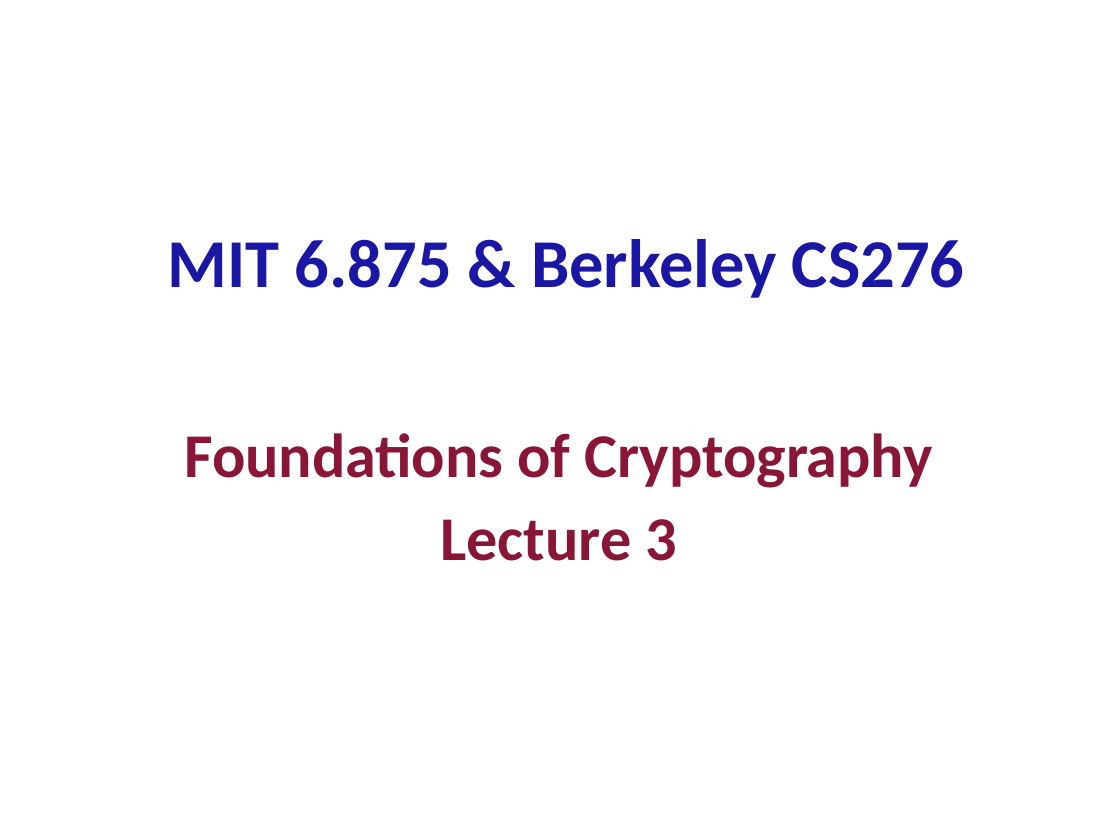
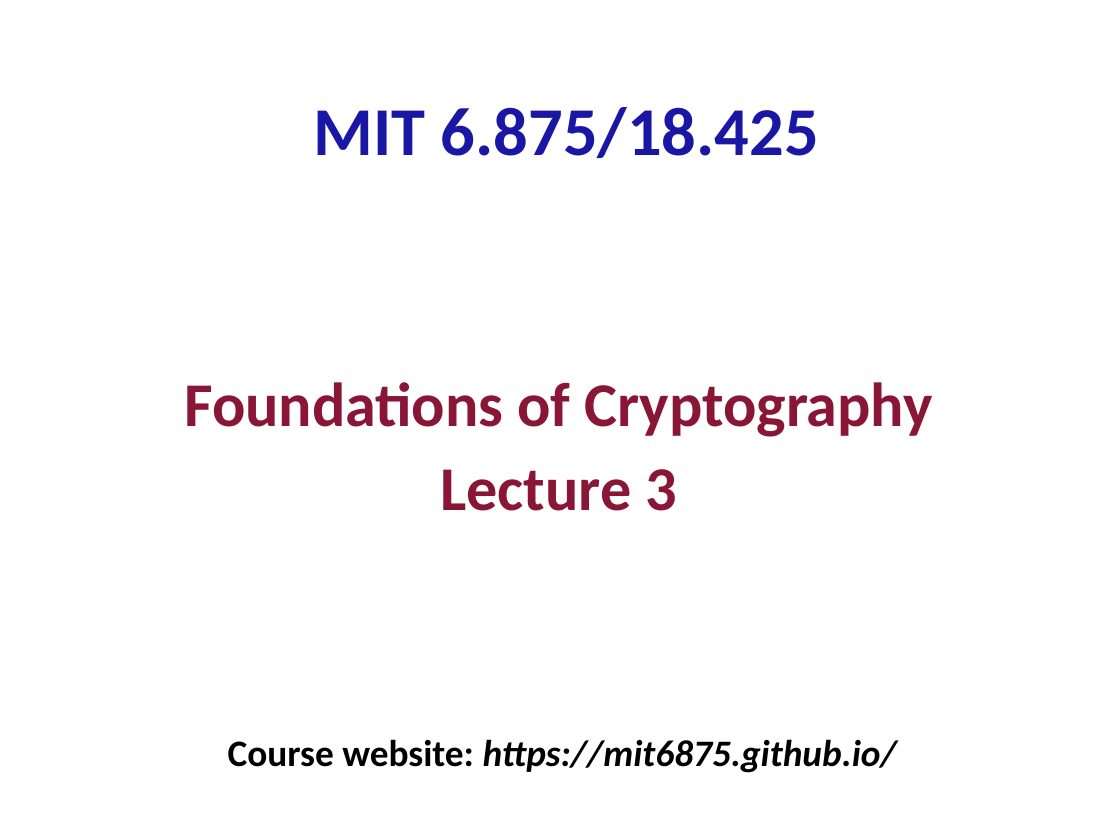
Before and after one commit to mit6875/mit6875.github.io, a slide deck: slide 1 of SLIDES/lec3.pptx. Drawn at 1120x840 pixels with LibreOffice and Linux fonts; fonts in the diff are those of the drawing. Boxes give left, top, right and bottom in pixels: in the first picture for what was removed or moved away, otherwise in the second. Text is boxed around its words. In the diff, an @@ line names an element or a change of style, - is before the commit and + after.

```diff
--- a/SLIDES/lec3.pptx
+++ b/SLIDES/lec3.pptx
@@ text at [314,107,819,158]: text changed @@
-MIT 6.875 & Berkeley CS276
+MIT 6.875/18.425
@@ text "Foundations of Cryptography": place and size @@
-text "Foundations of Cryptography" at [184,433,933,488]
+text "Foundations of Cryptography" at [184,382,933,437]
@@ text "Lecture 3": place and size @@
-text "Lecture 3" at [440,519,676,561]
+text "Lecture 3" at [440,469,676,511]
@@ text added at [228,739,897,773], 24 pt, text #000000, bold, italic @@
+Course website: https://mit6875.github.io/
```
Also in this commit, not shown: 2 other slides changed, 41 slides added, 40 slides removed, 1 other file.
